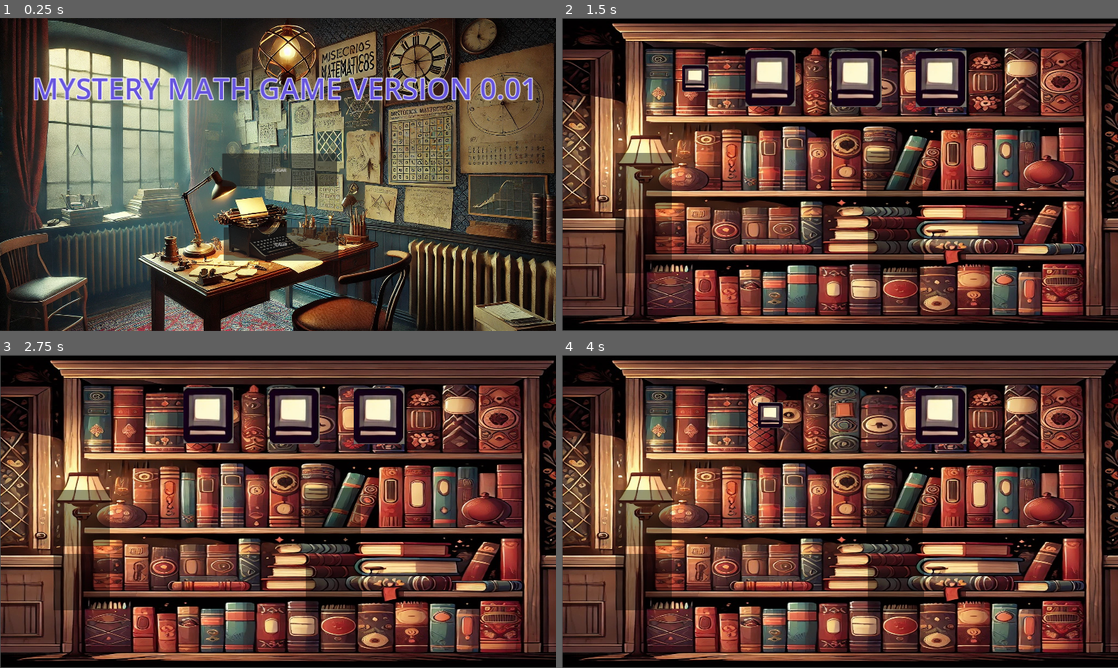
Above: before the commit, frames 1-4 (two rows, left to right).
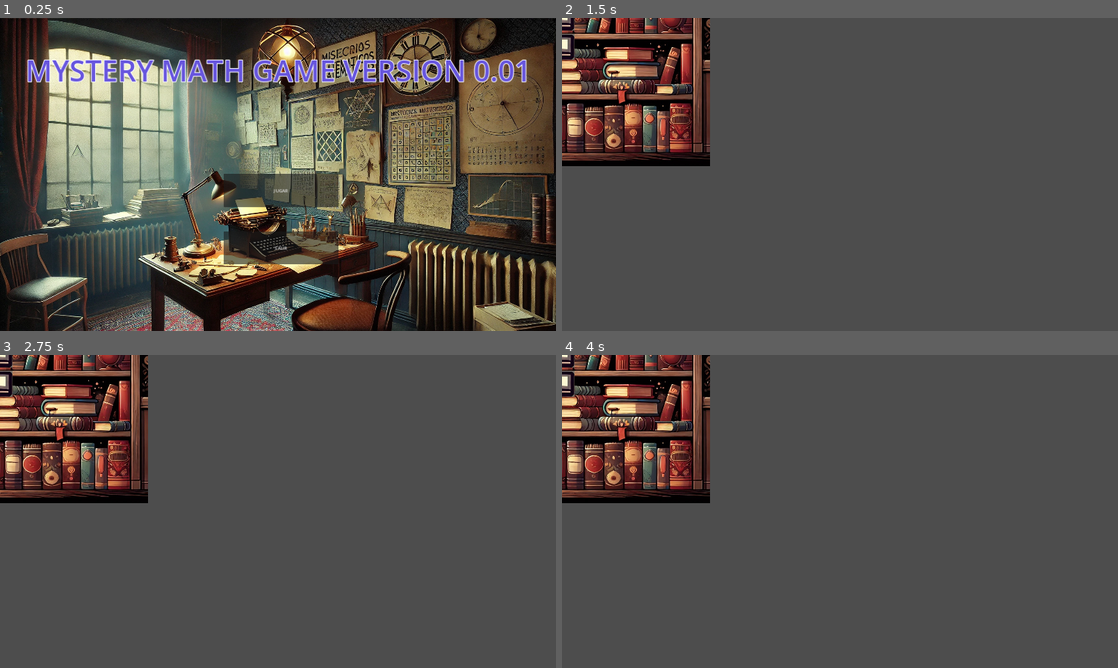
Above: after the commit, the same moments.

Repository: BurneoDanny/MysteryMathGame
Game: Godot game, scene res://scenes/menu.tscn
The game is run twice, just before and just after one commit, with the same random seed, the same clock (stepped at 60 frames per second) and the same inputs.
Inputs (mouse positions are in pixels of both pictures, inside the frame that each line leads up to):
- Up to frame 1 (0.25 s): no input
- Up to frame 2 (1.5 s): click "JUGAR" at 0.5 s; tap Enter at 1.25 s; move the mouse to (695, 77) at 1.27 s; press the mouse at (695, 77) at 1.28 s; hold Right (ui_right) from 1.28 s (still down)
- Up to frame 3 (2.75 s): tap Space at 2 s; move the mouse to (211, 414) at 2.02 s; release Right (ui_right) at 2.03 s; release the mouse at (211, 414) at 2.03 s; hold Down (ui_down) from 2.03 s (still down); click (211, 414) at 2.1 s
- Up to frame 4 (4 s): tap Enter at 2.75 s; move the mouse to (856, 414) at 2.77 s; release Down (ui_down) at 2.78 s; press the mouse at (856, 414) at 2.78 s; hold Right (ui_right) 2.78-3.53 s; tap Space at 3.5 s; move the mouse to (940, 414) at 3.52 s; release the mouse at (940, 414) at 3.53 s; hold Up (ui_up) from 3.53 s (still down); click (940, 414) at 3.6 s

The runs differ from the first frame. In frame 1, 18% of the frame differs, in the area x 0-100%, y 0-100%; in frame 2, 95%; in frame 3, 95%; in frame 4, 95%.

Commit message:
working on l-3m

Diff:
--- a/project.godot
+++ b/project.godot
@@ -17,13 +17,14 @@
 
 [autoload]
 
-global="*res://scripts/global.gd"
-Test="*res://scenes/musicScene/test.tscn"
+global="*res://scripts/common/global.gd"
+Test="*res://scenes/music/test.tscn"
 
 [display]
 
 window/size/viewport_width=1920
 window/size/viewport_height=1080
+window/size/mode=3
 window/stretch/mode="canvas_items"
 
 [global_group]
--- a/scenes/biblioteca/third_minigame.tscn
+++ /dev/null
@@ -1,45 +0,0 @@
-[gd_scene load_steps=4 format=3 uid="uid://civ2bjsmkbodb"]
-
-[ext_resource type="Texture2D" uid="uid://wftsw3tnymej" path="res://assets/biblioteca/matchbook/fondo.jpeg" id="1_ppylg"]
-[ext_resource type="PackedScene" uid="uid://cmac4lfkilyyr" path="res://scenes/biblioteca/draggableObject.tscn" id="4_31gwd"]
-[ext_resource type="PackedScene" uid="uid://c2njlrdlcuycn" path="res://scenes/biblioteca/dropzone.tscn" id="5_dcu64"]
-
-[node name="Node2D" type="Node2D"]
-position = Vector2(591, 554)
-
-[node name="Fondo" type="Sprite2D" parent="."]
-position = Vector2(370, -14.5)
-scale = Vector2(1.87109, 1.0498)
-texture = ExtResource("1_ppylg")
-
-[node name="StaticBody2D" parent="." instance=ExtResource("5_dcu64")]
-position = Vector2(-307, 15)
-scale = Vector2(2.211, 2.211)
-
-[node name="StaticBody2D2" parent="." instance=ExtResource("5_dcu64")]
-position = Vector2(-307, 237)
-scale = Vector2(2.211, 2.211)
-
-[node name="StaticBody2D3" parent="." instance=ExtResource("5_dcu64")]
-position = Vector2(560, 8)
-scale = Vector2(2.211, 2.211)
-
-[node name="StaticBody2D4" parent="." instance=ExtResource("5_dcu64")]
-position = Vector2(564, 243)
-scale = Vector2(2.211, 2.211)
-
-[node name="draggableObject" parent="." instance=ExtResource("4_31gwd")]
-position = Vector2(-130, -346)
-scale = Vector2(1.97398, 2.21055)
-
-[node name="draggableObject2" parent="." instance=ExtResource("4_31gwd")]
-position = Vector2(129, -346)
-scale = Vector2(1.97398, 2.21055)
-
-[node name="draggableObject3" parent="." instance=ExtResource("4_31gwd")]
-position = Vector2(426, -344)
-scale = Vector2(1.97398, 2.21055)
-
-[node name="draggableObject4" parent="." instance=ExtResource("4_31gwd")]
-position = Vector2(718, -344)
-scale = Vector2(1.97398, 2.21055)
--- /dev/null
+++ b/scenes/library/thirdMiniGame/minigame.tscn
@@ -0,0 +1,10 @@
+[gd_scene load_steps=3 format=3 uid="uid://civ2bjsmkbodb"]
+
+[ext_resource type="Script" path="res://scripts/library/library.gd" id="1_e1pak"]
+[ext_resource type="Texture2D" uid="uid://wftsw3tnymej" path="res://assets/biblioteca/matchbook/fondo.jpeg" id="1_ppylg"]
+
+[node name="Node2D" type="Node2D"]
+script = ExtResource("1_e1pak")
+
+[node name="Fondo" type="Sprite2D" parent="."]
+texture = ExtResource("1_ppylg")
--- a/scenes/menu.tscn
+++ b/scenes/menu.tscn
@@ -11,42 +11,38 @@
 [node name="Control" type="Control"]
 layout_mode = 3
 anchors_preset = 0
-offset_right = 40.0
-offset_bottom = 40.0
 script = ExtResource("1_15log")
 
 [node name="TextureRect" type="TextureRect" parent="."]
 layout_mode = 0
-offset_right = 1920.0
-offset_bottom = 1080.0
+offset_right = 1919.0
+offset_bottom = 1081.0
 texture = ExtResource("2_b0jae")
 
 [node name="Label" type="Label" parent="."]
 layout_mode = 0
-offset_left = 110.0
-offset_top = 174.0
-offset_right = 1856.0
-offset_bottom = 311.0
+offset_left = 88.0
+offset_top = 112.0
+offset_right = 1834.0
+offset_bottom = 249.0
 text = "MYSTERY MATH GAME VERSION 0.01"
 label_settings = SubResource("LabelSettings_1acri")
 
 [node name="Button" type="Button" parent="."]
 layout_mode = 0
-offset_left = 767.0
-offset_top = 467.0
-offset_right = 1164.0
-offset_bottom = 581.0
+offset_left = 772.0
+offset_top = 538.0
+offset_right = 1169.0
+offset_bottom = 652.0
 text = "JUGAR"
 
 [node name="Button2" type="Button" parent="."]
 layout_mode = 0
 offset_left = 772.0
-offset_top = 723.0
+offset_top = 736.0
 offset_right = 1169.0
-offset_bottom = 837.0
+offset_bottom = 850.0
 text = "SALIR"
-
-[node name="Node2D" type="Node2D" parent="."]
 
 [connection signal="pressed" from="Button" to="." method="_on_button_pressed"]
 [connection signal="pressed" from="Button2" to="." method="_on_button_2_pressed"]
--- /dev/null
+++ b/scripts/library/library.gd
@@ -0,0 +1,13 @@
+extends Node2D
+
+var book = preload('res://scenes/library/thirdMiniGame/draggableObject.tscn')
+
+# Called when the node enters the scene tree for the first time.
+func _ready() -> void:
+	instBook(Vector2(0,0))
+	instBook(Vector2(0,100))
+
+func instBook(pos) -> void:
+	var instance = book.instantiate()
+	instance.position = pos
+	add_child(instance)
--- a/scripts/menu.gd
+++ b/scripts/menu.gd
@@ -5,7 +5,7 @@
 
 
 func _on_button_pressed() -> void:
-	get_tree().change_scene_to_file("res://scenes/biblioteca/third_minigame.tscn")
+	get_tree().change_scene_to_file("res://scenes/library/thirdMiniGame/minigame.tscn")
 
 
 
Renamed: scenes/biblioteca/draggableObject.tscn -> scenes/library/thirdMiniGame/draggableObject.tscn
Renamed: scenes/biblioteca/dropzone.tscn -> scenes/library/thirdMiniGame/dropzone.tscn
Renamed: scenes/musicScene/test.tscn -> scenes/music/test.tscn
Renamed: scripts/global.gd -> scripts/common/global.gd
